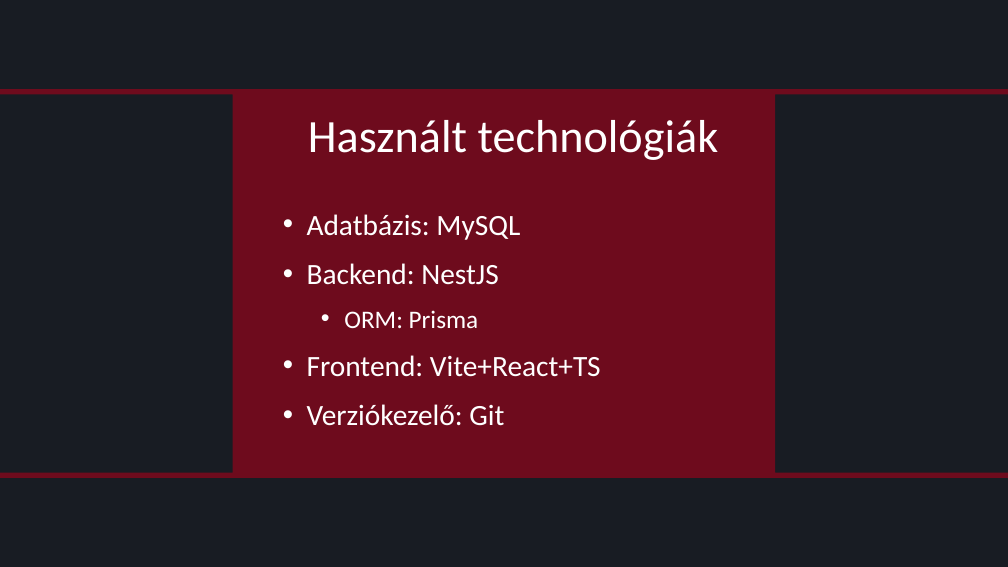
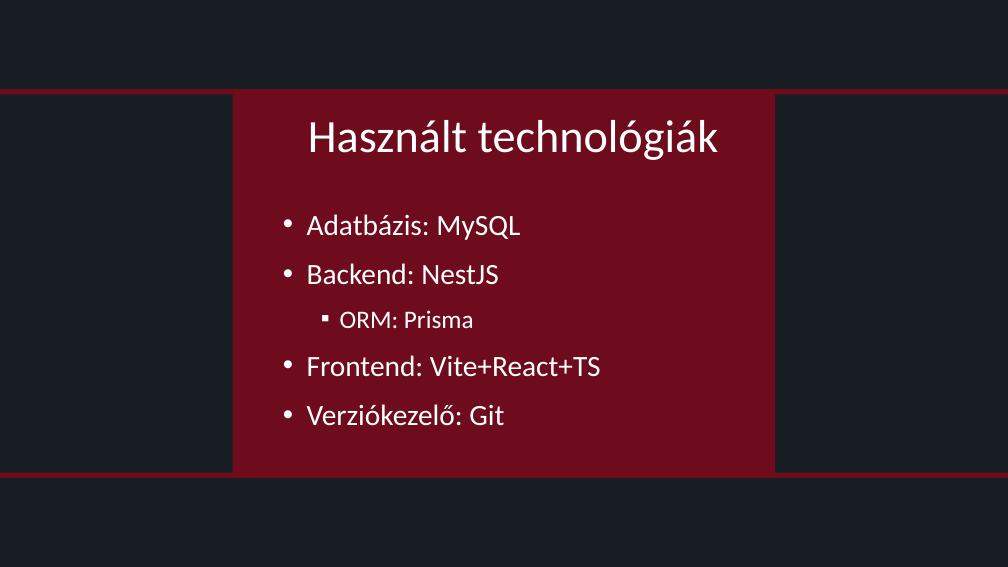
Before and after one commit to ketonBever0/Trefort_Esport, a slide deck: slide 4 of E-sport_portal.pptx. Drawn at 1008x567 pixels with LibreOffice and Linux fonts; fonts in the diff are those of the drawing. Boxes give left, top, right and bottom in pixels: in the first picture for what was removed or moved away, otherwise in the second. Text is boxed around its words. In the diff, an @@ line names an element or a change of style, - is before the commit and + after.

```diff
--- a/E-sport_portal.pptx
+++ b/E-sport_portal.pptx
@@ text at box(340, 310, 474, 328): bullet • to ▪ @@
```
Also in this commit, not shown: 2 other slides changed.
